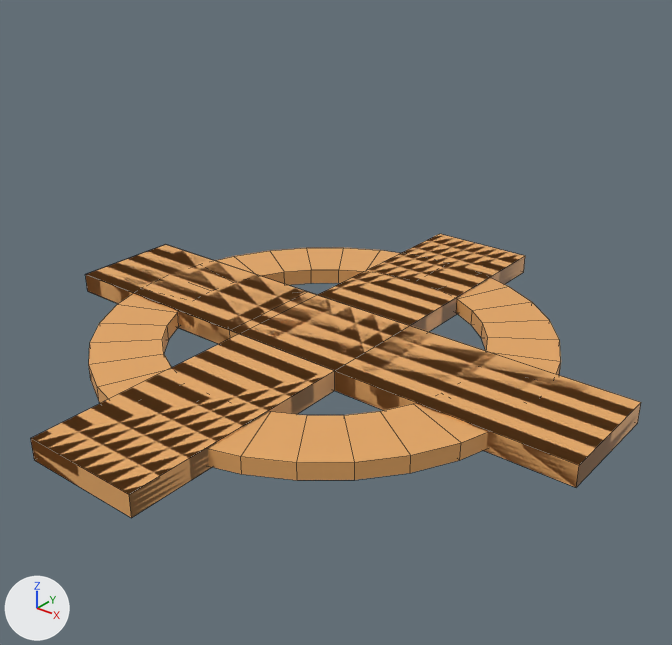
What one commit did to the FBX model Assets/Art/Meshes/PrototypeMeshes/Path/Path.fbx.
Both versions are drawn from a 50 mm camera at (1.755, -2.137, 1.435) aimed at (0.004, 0.052, 0.078). The axes (+X, +Y, +Z) are drawn at lower left. The lights are the same throughout. Mesh edges are drawn as thin lines. Where no turn or scale is listed for an object, it has been applied to the vertices.

In view in the first picture: 'Path_Circle', 'Path_Corner', 'Path_Cross', 'Path_End', 'Path_Straight', 'Path_Tee'.
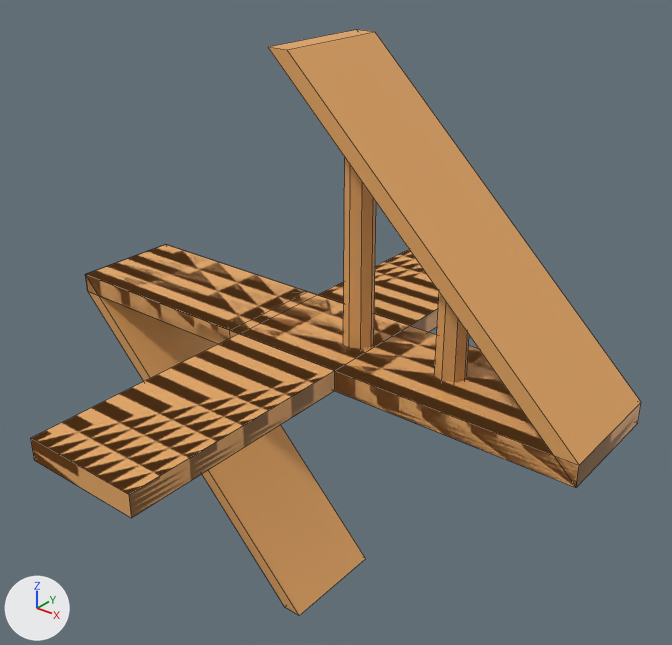
Changed parts and their boxes [x1, y1, x2, y2] in the pictures (672 x 645 px):
'Path_Up', added (orange)
    after: [268, 30, 641, 485]
'Path_Circle', deleted (orange)
    before: [89, 248, 561, 480]
'Path_Down', added (orange)
    after: [86, 276, 366, 615]

Patch to the scene script:
```diff
--- a/Assets/Art/Meshes/PrototypeMeshes/Path/Path.fbx.py
+++ b/Assets/Art/Meshes/PrototypeMeshes/Path/Path.fbx.py
@@ mat_path_004 @@
+mat_path_004 = principled_material('Path.004')
+mat_path_004.base_color = (0.8, 0.394, 0.128)  # orange #e7a864
@@ me_plane_006 @@
+me_plane_006.from_pydata(...)  # 40 vertices, 26 faces; spans x -0.035..1.0, y -0.2..0.2, z 0.0..1.0
+me_plane_006.materials.append(mat_path_002)  # orange #e7a864
@@ me_plane_007 @@
+me_plane_007.from_pydata([(0.035, -0.2, -1.0), (-1.0, -0.2, 0.07), (0.035, 0.2, -1.0), (-1.0, 0.2, 0.07), (-0.035, -0.2, -1.0), (-1.0, -0.2, 0.0), (-0.035, 0.2, -1.0), (-1.0, 0.2, 0.0)], [], [(0, 2, 3, 1), (4, 5, 7, 6), (3, 2, 6, 7), (0, 1, 5, 4), (1, 3, 7, 5), (2, 0, 4, 6), (4, 0, 2, 6, 7, 3, 1, 5)])
+me_plane_007.materials.append(mat_path_004)  # orange #e7a864
@@ ob_path_circle @@
-ob_path_circle = bpy.data.objects.new('Path_Circle', me_plane_005)
-ob_path_circle.location = (0.0, 0.0, 0.0)
@@ ob_path_up @@
+ob_path_up = bpy.data.objects.new('Path_Up', me_plane_006)
+ob_path_up.location = (0.0, 0.0, 0.0)
@@ ob_path_down @@
+ob_path_down = bpy.data.objects.new('Path_Down', me_plane_007)
+ob_path_down.location = (0.0, 0.0, 0.0)
```
